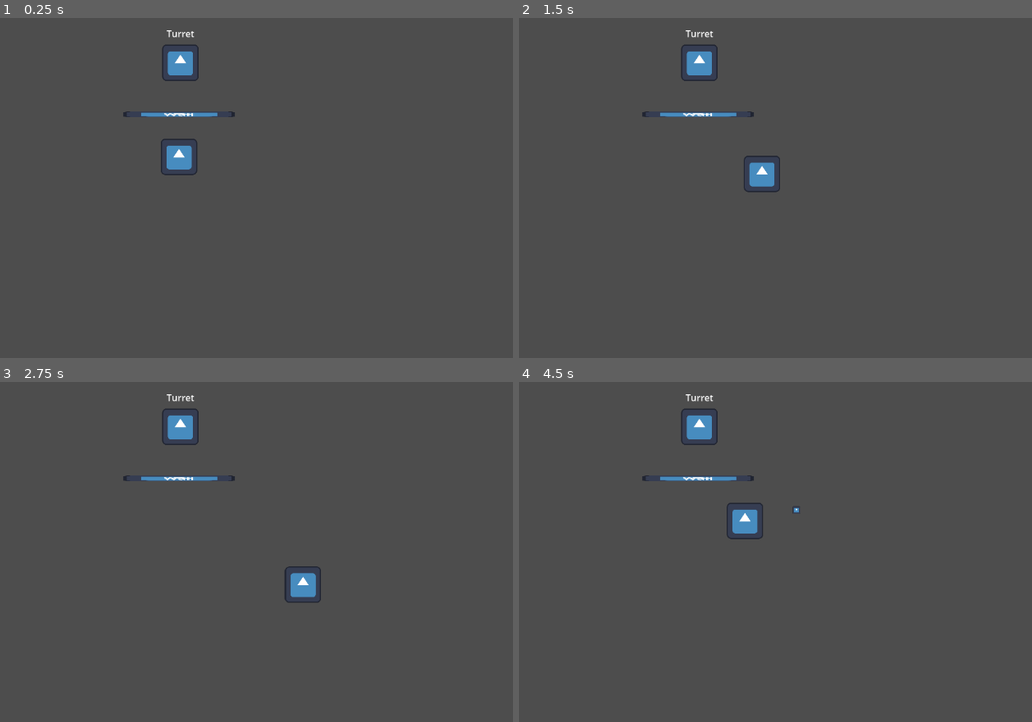
Above: before the commit, frames 1-4 (two rows, left to right).
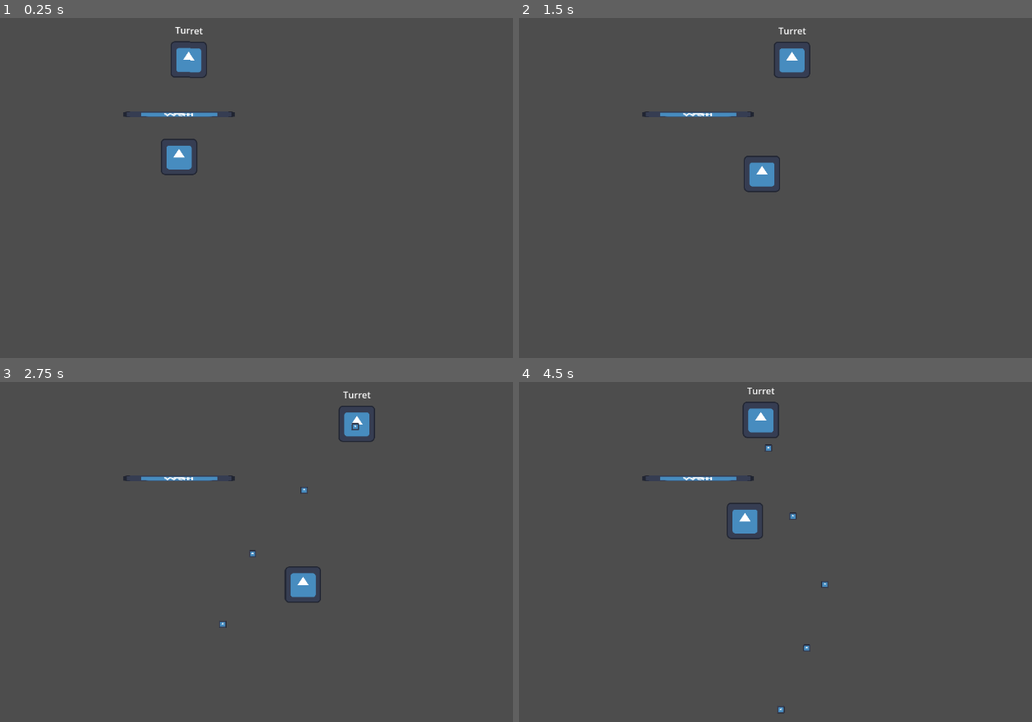
Above: after the commit, the same moments.

Repository: captaincainer/RaycastProjectileMob
Game: Godot game, scene res://RaycastProjectileProject/test_scene.tscn
The game is run twice, just before and just after one commit, with the same random seed, the same clock (stepped at 60 frames per second) and the same inputs. The engine's default icon, where the game draws it, is replaced by a stand-in: a white triangle on a blue panel in a dark square.
Inputs:
- Up to frame 1 (0.25 s): no input
- Up to frame 2 (1.5 s): hold Right (ui_right) 0.53-1.28 s; hold Down (ui_down) from 1.28 s (still down)
- Up to frame 3 (2.75 s): release Down (ui_down) at 2.03 s; hold Right (ui_right) from 2.03 s (still down)
- Up to frame 4 (4.5 s): release Right (ui_right) at 2.78 s; hold Up (ui_up) 2.78-3.53 s; hold Left (ui_left) from 3.53 s (still down)

The runs differ from the first frame. In frame 1, 0.6% of the frame differs, in the area x 31-41%, y 2-19%; in frame 2, 1.0%; in frame 3, 1.1%; in frame 4, 1.2%, in the area x 31-61%, y 1-98%.

Commit message:
Stable push with patrolling

Diff:
--- /dev/null
+++ b/RaycastProjectileProject/PathFollow2D.gd
@@ -0,0 +1,10 @@
+extends PathFollow2D
+
+var speed: float = 0.1
+
+func _ready() -> void:
+	progress_ratio = 0.22
+
+
+func _process(delta: float) -> void:
+	progress_ratio += delta * speed
--- a/RaycastProjectileProject/test_scene.tscn
+++ b/RaycastProjectileProject/test_scene.tscn
@@ -1,16 +1,32 @@
-[gd_scene load_steps=4 format=3 uid="uid://d0a745uyg8jie"]
+[gd_scene load_steps=6 format=3 uid="uid://d0a745uyg8jie"]
 
 [ext_resource type="PackedScene" uid="uid://8ewndy2rqibh" path="res://RaycastProjectileProject/player.tscn" id="1_5fuy1"]
 [ext_resource type="PackedScene" uid="uid://cngwoumyj5fu7" path="res://RaycastProjectileProject/turret.tscn" id="2_ks72e"]
+[ext_resource type="Script" path="res://RaycastProjectileProject/PathFollow2D.gd" id="3_3vpfl"]
 [ext_resource type="PackedScene" uid="uid://f658a6s3r17k" path="res://RaycastProjectileProject/wall.tscn" id="3_arb4u"]
+
+[sub_resource type="Curve2D" id="Curve2D_nu0lh"]
+_data = {
+"points": PackedVector2Array(0, 0, 0, 0, 121, 119, 0, 0, 0, 0, 706, 120, 0, 0, 0, 0, 705, 113, 0, 0, 0, 0, 120, 113, 0, 0, 0, 0, 121, 119)
+}
+point_count = 5
 
 [node name="Test_scene" type="Node2D"]
 
 [node name="Player" parent="." instance=ExtResource("1_5fuy1")]
 position = Vector2(394, 291)
 
-[node name="Turret" parent="." instance=ExtResource("2_ks72e")]
-position = Vector2(396, 125)
-
 [node name="Wall" parent="." instance=ExtResource("3_arb4u")]
 position = Vector2(394, 216)
+
+[node name="Path2D" type="Path2D" parent="."]
+curve = SubResource("Curve2D_nu0lh")
+
+[node name="PathFollow2D" type="PathFollow2D" parent="Path2D"]
+position = Vector2(390.049, 119.46)
+rotation = 0.0017094
+progress = 269.049
+rotates = false
+script = ExtResource("3_3vpfl")
+
+[node name="Turret" parent="Path2D/PathFollow2D" instance=ExtResource("2_ks72e")]
--- a/RaycastProjectileProject/turret.gd
+++ b/RaycastProjectileProject/turret.gd
@@ -3,7 +3,8 @@
 @onready var ray_cast: RayCast2D = $RayCast2D
 @onready var attack_timer: Timer = $Timer
 @onready var player_detection: Timer = $PlayerDetection
-@onready var player: CharacterBody2D = get_parent().find_child("Player")
+@onready var player: CharacterBody2D = get_parent().get_parent().get_parent().find_child("Player")
+@onready var path_follow_2d: PathFollow2D = get_parent()
 
 @export var ammo: PackedScene
 
@@ -57,7 +58,7 @@
 ## Instantiate the ammo, assign the position and the direction baased on the raycast and Turret's position, and add's it to the scene
 func _shoot():
 	var bullet = ammo.instantiate()
-	bullet.position = position
+	bullet.position = global_position
 	bullet.direction = (ray_cast.target_position).normalized()
 	get_tree().current_scene.add_child(bullet)
 
